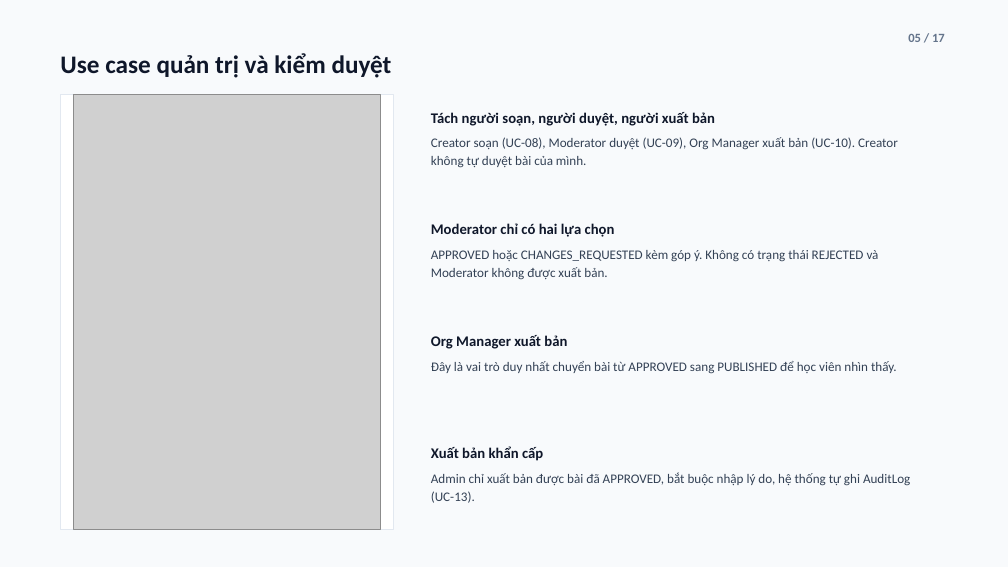
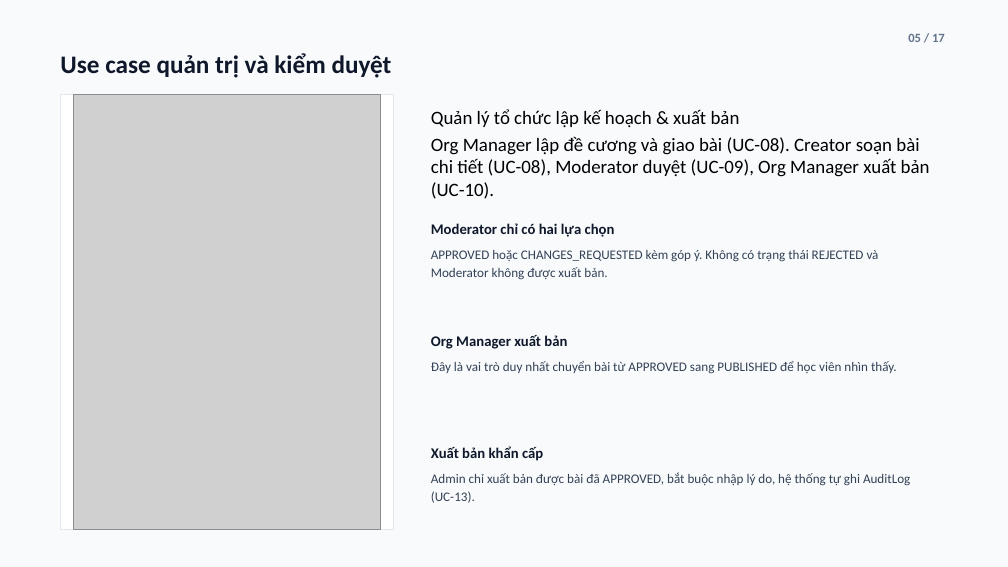
Before and after one commit to PhamNguyenThanhTung/lingora-workspace, a slide deck: slide 5 of docs/diagrams/lingora-modeling/deck/Lingora-System-Modeling-Presentation-v13.pptx. Drawn at 1008x567 pixels with LibreOffice and Linux fonts; fonts in the diff are those of the drawing; grey boxes stand for pictures. Boxes give left, top, right and bottom in pixels: in the first picture for what was removed or moved away, otherwise in the second. Text is boxed around its words. In the diff, an @@ line names an element or a change of style, - is before the commit and + after.

Commit message:
feat(docs): integrate Org Manager curriculum planning and assignment into UC-08 across diagrams and deck

```diff
--- a/docs/diagrams/lingora-modeling/deck/Lingora-System-Modeling-Presentation-v13.pptx
+++ b/docs/diagrams/lingora-modeling/deck/Lingora-System-Modeling-Presentation-v13.pptx
@@ text at (431,109,740,128): text changed; size 14 to 18 pt; text colour #0F172A to #000000; bold off @@
-Tách người soạn, người duyệt, người xuất bản
+Quản lý tổ chức lập kế hoạch & xuất bản
@@ text at (431,136,930,199): text changed; size 12.5 to 18 pt; text colour #334155 to #000000 @@
-Creator soạn (UC-08), Moderator duyệt (UC-09), Org Manager xuất bản (UC-10). Creator không tự duyệt bài của mình.
+Org Manager lập đề cương và giao bài (UC-08). Creator soạn bài chi tiết (UC-08), Moderator duyệt (UC-09), Org Manager xuất bản (UC-10).
```
Also in this commit, not shown: 1 other slide changed, 4 other files.
